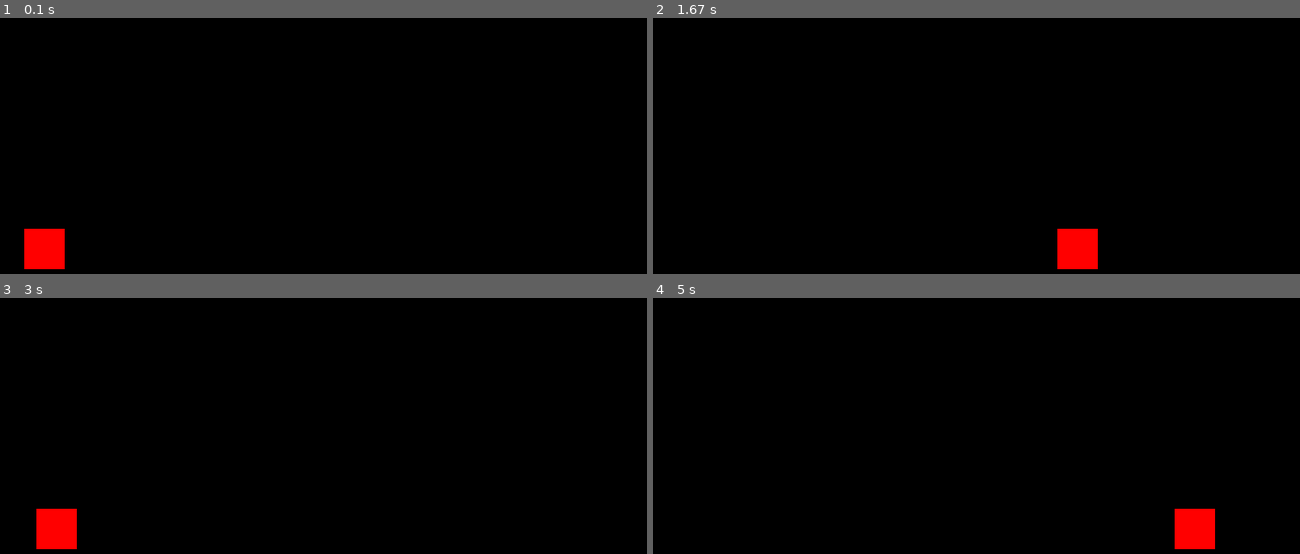
Above: before the commit, frames 1-4 (two rows, left to right).
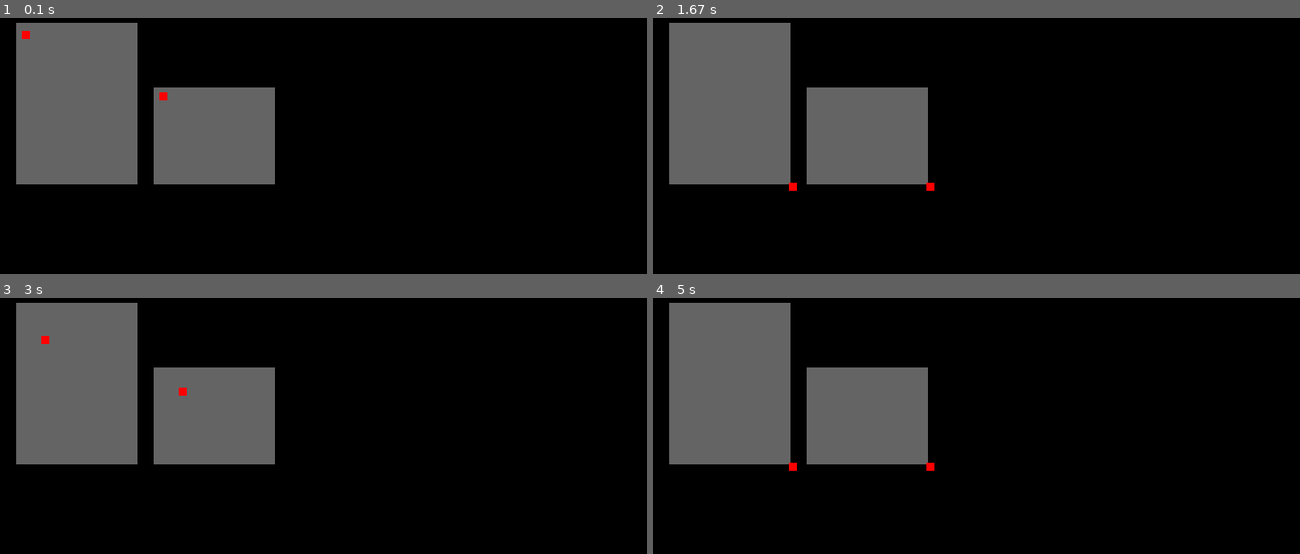
Above: after the commit, the same moments.

Repository: 9950ESA/nc-control-example
Game: pygame game, started from printer.py
Two runs of this game, one before a commit and one after it. Both use one fixed random seed, a clock stepped at 60 frames per second and the inputs below.
Inputs:
- Up to frame 1 (0.1 s): no input
- Up to frame 2 (1.67 s): no input
- Up to frame 3 (3 s): no input
- Up to frame 4 (5 s): no input

The runs differ from the first frame. In frame 1, 20% of the frame differs, in the area x 2-43%, y 1-99%; in frame 2, 20%, in the area x 2-69%, y 1-99%; in frame 3, 20%; in frame 4, 20%.

Commit message:
drawing kind of works

Diff:
--- a/printer.py
+++ b/printer.py
@@ -8,6 +8,23 @@
     height = 100
     color = (255, 0, 0)
 
+    def __init__(self, x, y, width, height, color):
+        self.x = x
+        self.y = y
+        self.width = width
+        self.height = height
+        self.color = color
+
+    def draw(self, screen):
+        pygame.draw.rect(screen, self.color, (self.x, self.y, self.width, self.height))
+
+    def move_on(self, rect, x_fraction, y_fraction):
+        self.x = rect.x + x_fraction * rect.width
+        self.y = rect.y + y_fraction * rect.height
+
+    def get_fraction(self, rect):
+        return (self.x - rect.x) / rect.width, (self.y - rect.y) / rect.height
+
 
 # Initialize Pygame
 pygame.init()
@@ -17,15 +34,19 @@
 screen = pygame.display.set_mode((width, height))
 pygame.display.set_caption("Moving Box Animation")
 
-# Define colors
-black = (0, 0, 0)
-red = (255, 0, 0)
+PADDING = 20
 
-# Box properties
-box_size = 50
-box_x = 0
-box_y = (height - box_size) // 2
-box_speed = 5
+plate_top = rectangle(PADDING, PADDING, 150, 200, (100, 100, 100))
+print_head_top = rectangle(40, 40, 10, 10, (255, 0, 0))
+plate_side = rectangle(PADDING + plate_top.width + PADDING, 100, 150, 120, (100, 100, 100))
+print_head_side = rectangle(300, 50, 10, 10, (255, 0, 0))
+
+print_head_top.move_on(plate_top, 0, 0)
+print_head_side.move_on(plate_side, 0, 0)
+
+x = 0
+y = 0
+go_right = True
 
 # Main game loop
 running = True
@@ -34,20 +55,32 @@
         if event.type == pygame.QUIT:
             running = False
 
-    # Move the box
-    box_x += box_speed
-    if box_x > width:
-        box_x = -box_size
+    # Fill the screen with black
+    screen.fill((0,0,0))
 
-    # Fill the screen with black
-    screen.fill(black)
+    print_head_top.move_on(plate_top, x, y)
+    print_head_side.move_on(plate_side, x, y)
+
+    if x > 1:
+        go_right = False
+    elif x < 0:
+        go_right = True
+
+    if go_right:
+        x += 0.01
+        y += 0.01
+    else:
+        x -= 0.01
+        y -= 0.01
 
     # Draw the box
-    pygame.draw.rect(screen, red, (box_x, box_y, box_size, box_size))
+    plate_top.draw(screen)
+    print_head_top.draw(screen)
+    plate_side.draw(screen)
+    print_head_side.draw(screen)
 
     # Update the display
     pygame.display.flip()
-
     # Cap the frame rate
     pygame.time.Clock().tick(60)
 
